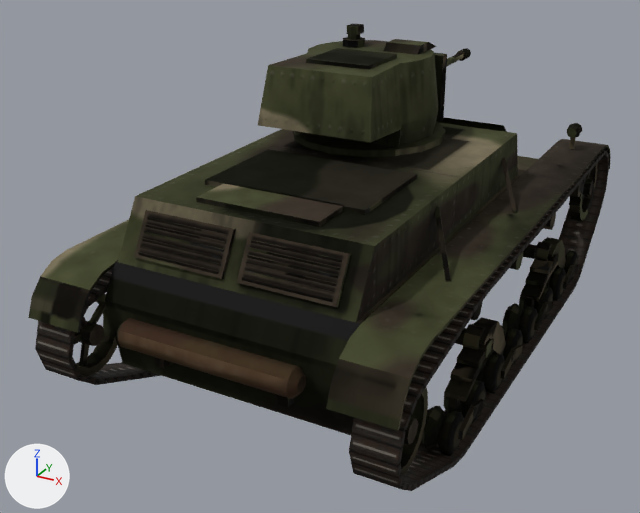
Before and after pictures for a commit that changed the Blender file models/7TP_jednowiezowy_Bofors/TP7_JW.blend.
Both versions are drawn from a 50 mm camera at (2.58, -5.57, 3.27) aimed at (-0.28, -0.37, 0.67). Every picture has the same lights, and +X, +Y and +Z are marked at lower left. The picture after the commit comes second.

Names of what the first picture shows: 'Chassis', 'Chenille_Droite_01', 'Chenille_Gauche_01', 'Roue_D1', 'Roue_D10', 'Roue_D5', 'Roue_D7', 'Roue_D9', 'Roue_G10', 'Tourelle_01' and 7 more.
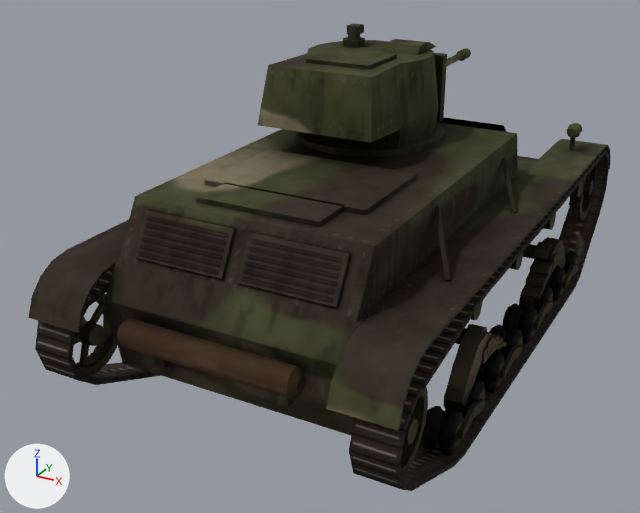
What changed in the scene script:
```text
Change me_chassis:
    where me_chassis.from_pydata(...)  # 1192 vertices, 826 faces; spans x -1.2..1.2, y -2.29..2.29, z 0.14..1.51
    used by ob_chassis; location = (0.0, 0.0, 0.0)
    me_chassis part 1: the loose piece of 8 vertices spanning x 0.99..1.14, y -0.77..-0.68, z 0.43..0.51 is moved by (0.0, 0.04, 0.0)
    me_chassis part 2: 54 of 1192 vertices moved; they spanned x 1.0..1.14, y -1.1..-0.28, z 0.22..0.58 and now span x 1.0..1.14, y -1.13..-0.31, z 0.22..0.58; mean shift (0.0, 0.02, 0.0); largest move (1.01, -0.28, 0.28) -> (1.01, -1.13, 0.28)
    me_chassis part 3: texture (UV) coordinates of 785 of 826 faces, centred in x -1.2..1.2, y -2.28..2.28, z 0.16..1.51, changed; they spanned u 0.0..1.0, v 0.0..0.99 and now span u 0.0..1.0, v 0.0..1.0
Change me_tourelle_01:
    where me_tourelle_01.from_pydata(...)  # 180 vertices, 131 faces; spans x -0.56..0.56, y -0.84..0.56, z 0.0..0.748
    used by ob_tourelle_01; parent = ob_chassis; location = (-0.16, 0.15, 1.477)
    me_tourelle_01 part 4: texture (UV) coordinates of 64 of 131 faces, centred in x -0.539..0.539, y -0.71..0.539, z 0.0..0.748, changed; they spanned u 0.07..0.96, v 0.08..0.97 and now span u 0.0..0.97, v 0.05..0.97
```

Where the change shows, as pixel boxes [x1, y1, x2, y2] in the pictures (640 x 513 px; the box of a moved part takes in the faces that stretch with it):
'Chassis', reshaped, surface changed
    both: [28, 117, 611, 440]
part 1 of me_chassis, moved or reshaped
    before: [479, 338, 492, 358]
    after: [486, 336, 494, 355]
part 2 of me_chassis, moved or reshaped
    before: [444, 317, 506, 402]
    after: [444, 330, 506, 407]
part 3 of me_chassis, surface changed
    both: [30, 117, 608, 439]
part 4 of me_tourelle_01, surface changed
    both: [307, 24, 446, 156]
